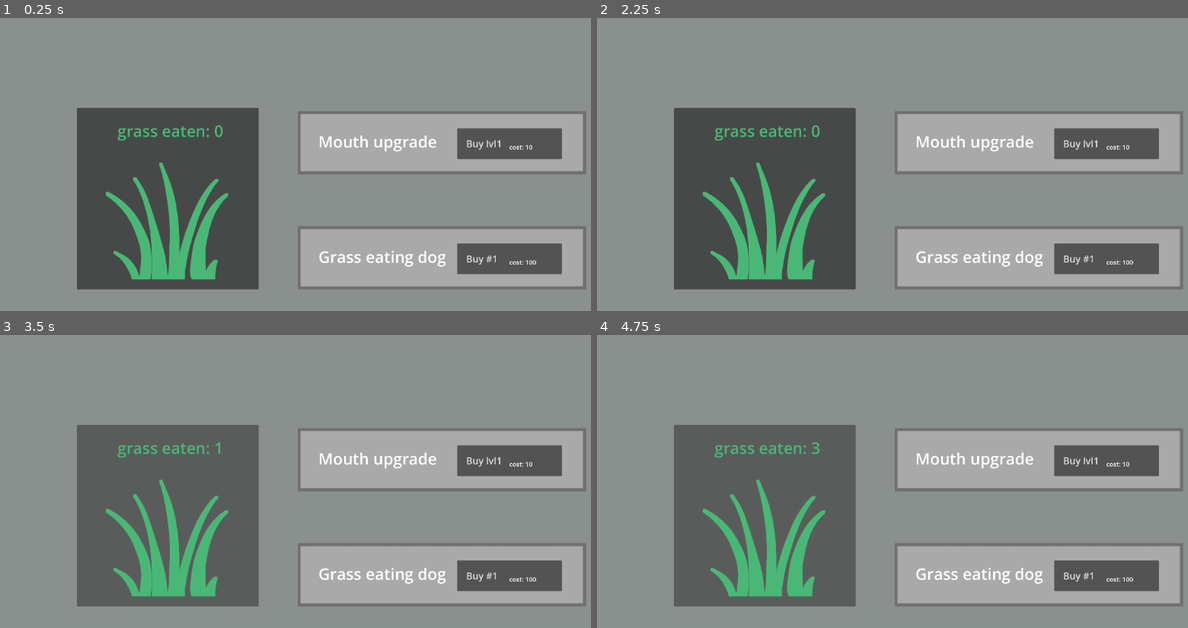
Above: before the commit, frames 1-4 (two rows, left to right).
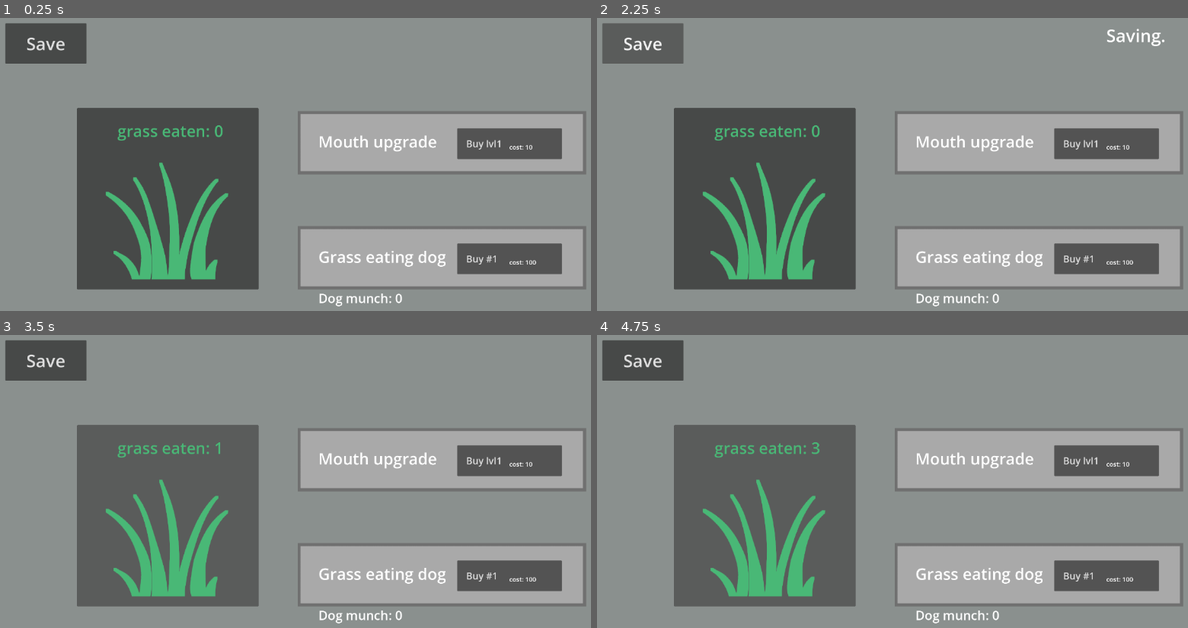
Above: after the commit, the same moments.

Repository: berox455/godot_eg
Game: Godot game, scene res://game.tscn
The game is run twice, just before and just after one commit, with the same random seed, the same clock (stepped at 60 frames per second) and the same inputs.
Inputs (mouse positions are in pixels of both pictures, inside the frame that each line leads up to):
- Up to frame 1 (0.25 s): no input
- Up to frame 2 (2.25 s): click "Buy lvl1" at 0.5 s; click "Buy #1" at 1.25 s; click (644, 44) at 2 s, where only the run after the commit has a clickable "Save"
- Up to frame 3 (3.5 s): click "grass eaten: 0" at 2.75 s
- Up to frame 4 (4.75 s): click "grass eaten: 1" at 3.5 s; click "grass eaten: 2" at 4.25 s

The runs differ from the first frame. In frame 1, 2.1% of the frame differs, in the area x 0-69%, y 1-99%; in frame 2, 2.3%, in the area x 0-97%, y 1-99%; in frame 3, 2.1%; in frame 4, 2.1%.

Commit message:
add saving, finish dog

Diff:
--- a/game.tscn
+++ b/game.tscn
@@ -165,8 +165,32 @@
 scroll_active = false
 autowrap_mode = 0
 
+[node name="save" type="Node" parent="the_game" unique_id=1962212918]
+
+[node name="button" type="Button" parent="the_game/save" unique_id=37624365]
+offset_left = -936.0
+offset_top = -516.0
+offset_right = -680.0
+offset_bottom = -388.0
+theme_override_font_sizes/font_size = 55
+text = "Save"
+
+[node name="saving" type="RichTextLabel" parent="the_game/save" unique_id=361822261]
+offset_left = 654.0
+offset_top = -516.0
+offset_right = 871.0
+offset_bottom = -440.0
+mouse_filter = 2
+theme_override_font_sizes/normal_font_size = 55
+text = "Saving..."
+fit_content = true
+scroll_active = false
+autowrap_mode = 0
+visible_characters = 9
+
 [connection signal="timeout" from="the_game/Timer" to="the_game" method="_get_time"]
 [connection signal="pressed" from="the_game/eat_grass" to="the_game" method="_eat_grass_pressed"]
 [connection signal="pressed" from="the_game/mouth_upgrade/button" to="the_game" method="_mouth_upgrade_pressed"]
 [connection signal="pressed" from="the_game/dog/button" to="the_game" method="_dog_buy_pressed"]
 [connection signal="pressed" from="the_game/dog_upgrade/Button" to="the_game" method="_dog_upgrade_pressed"]
+[connection signal="pressed" from="the_game/save/button" to="the_game" method="_save"]
--- a/grass.gd
+++ b/grass.gd
@@ -11,13 +11,37 @@
 var mouth_cost = [5, 5]
 var dog_cost = [10, 10]
 var dog_upgrade_cost = [50, 50]
+#LoadSave
+const save_dir: String = "user://save.json"
+
+var mr_save: Dictionary
+var saving = 0
+
 
 # Called when the node enters the scene tree for the first time.
 func _ready() -> void:
+	mr_save = _load()
+	if len(mr_save) > 1:
+		grass_eaten = mr_save["grass_eaten"]
+		munch = mr_save["munch"]
+		dog_munch = mr_save["dog_munch"]
+		dogs = mr_save["dogs"]
+		mouth_cost = mr_save["mouth_cost"]
+		dog_cost = mr_save["dog_cost"]
+		dog_upgrade_cost = mr_save["dog_upgrade_cost"]
+
+
 	$mouth_upgrade/button/cost.text = "cost: " + _abr(_sum(mouth_cost))
+	$mouth_upgrade/button.text = "   Buy lvl" + _abr(munch)
 	$dog/button/cost.text = "cost: " + _abr(_product(dog_cost))
 	$dog_upgrade/Button/cost.text = "cost: " + _abr(_sum(dog_upgrade_cost))
 	$dog_upgrade/Button.hide()
+	$dog/button.text = "   Buy #" + _abr(dogs + 1)
+	$dog_upgrade/label.text = "Dog munch: " + _abr(dog_munch * dogs)
+	if dogs >= 1:
+		$dog_upgrade/Button.show()
+	$save/saving.visible_characters = saving
+
 
 
 func _sum(array: Array) -> int:
@@ -120,3 +144,42 @@
 
 	if time == floor(time) and dogs > 0:
 		grass_eaten += dog_munch * dogs
+
+	if time == int(time) and int(time) % 120 == 0:
+		_save()
+
+	if saving >= 5:
+		saving += 1
+		if saving > 9:
+			saving = 0
+		$save/saving.visible_characters = saving
+
+
+func _save() -> void:
+	mr_save = {
+	"grass_eaten": grass_eaten,
+	"munch": munch,
+	"dog_munch": dog_munch,
+	"dogs": dogs,
+	"mouth_cost": mouth_cost,
+	"dog_cost": dog_cost,
+	"dog_upgrade_cost": dog_upgrade_cost
+	}
+
+	var file = FileAccess.open(save_dir, FileAccess.WRITE)
+	file.store_var(mr_save.duplicate())
+	file.close()
+	saving = 5
+
+
+
+func _load() -> Dictionary:
+	var save_dict: Dictionary
+	if FileAccess.file_exists(save_dir):
+		var file = FileAccess.open(save_dir, FileAccess.READ)
+		save_dict = file.get_var()
+		file.close()
+	else:
+		save_dict = {}
+
+	return save_dict
Not shown, changed: notes.txt
